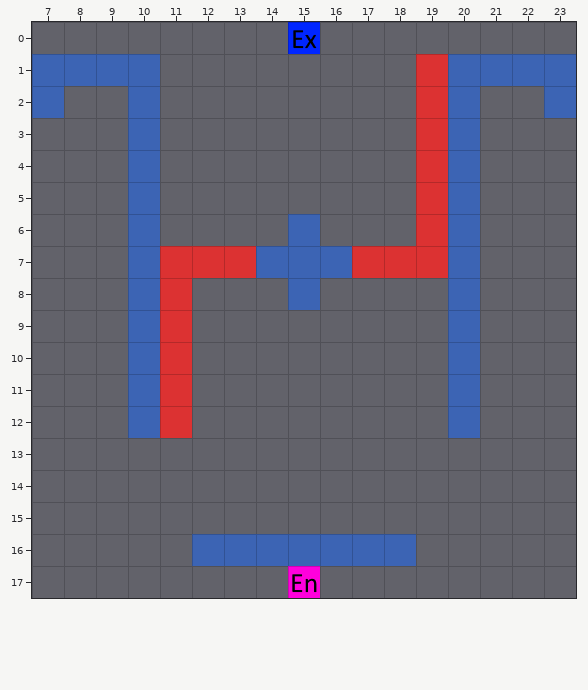
Level history. Tiled map (JSON): assets/levels/chunks/04/Hard01.tmj. That is the earlier state.
Cells are 32x32 px. Shown: x 7..23, y 0..17.
Now the later version:
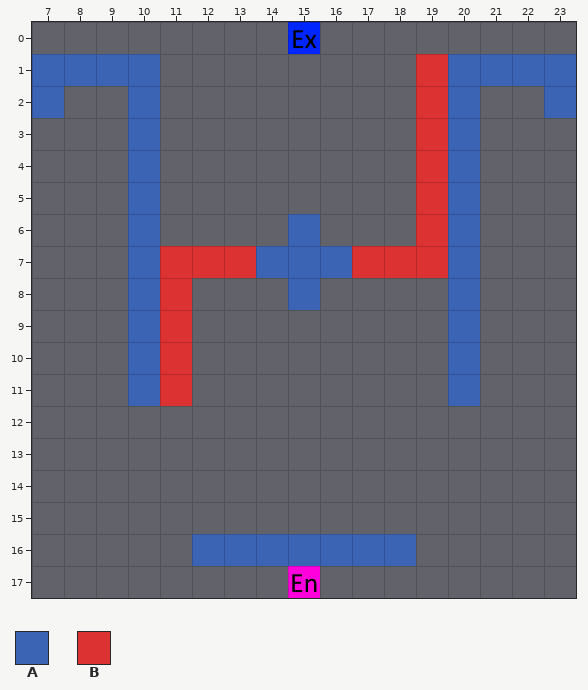
Key: from "TileSet": A 1 "platform", B 2 "kill".
_ is an empty cell.
Tiles replaced or removed in this view: A, B.
The exact change:
Changed rows in their new state; . is an unchanged cell.
Layer "Livello tile 1":
first column x 10:
12 __........_
